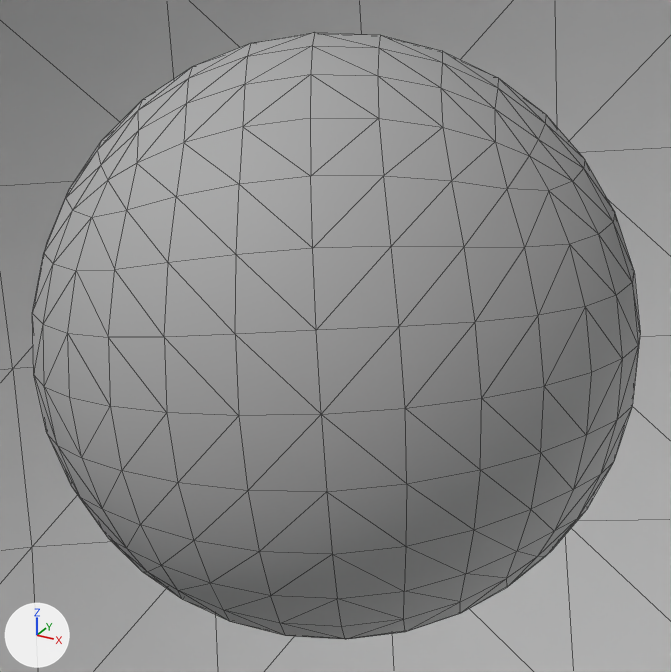
Before and after pictures for a commit that changed the OBJ model TestModels/Venus_1K.obj.
Both versions are drawn from a 50 mm lens placed at (6.0, -11.0, 5.5), pointed at (0.0, 0.0, 0.0). Every picture has the same lights, and +X, +Y and +Z are marked at lower left. Mesh edges are drawn as thin lines. Where no turn or scale is listed for an object, it has been applied to the vertices.

In view in the first picture: 'Atmosphere', 'Venus'.
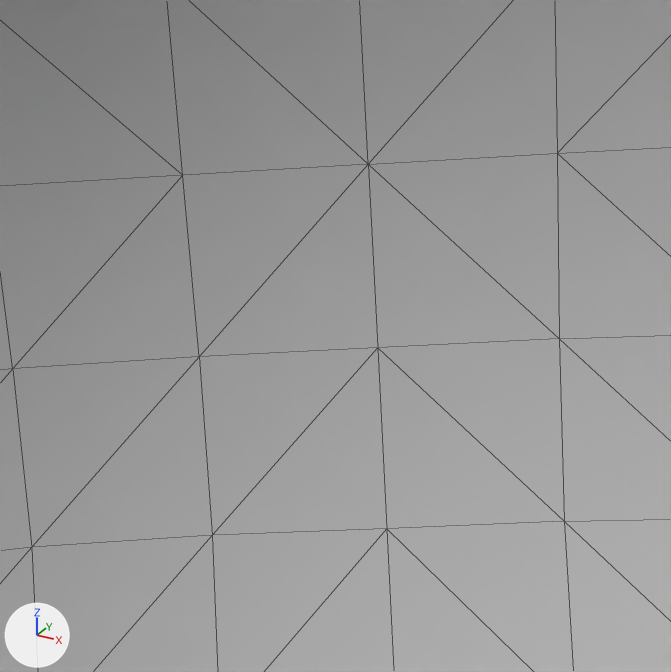
The newer file is also rescaled (x6.638), turned or shifted as a whole; pictures and numbers use the older file's frame.

Pixel boxes [x1, y1, x2, y2] of what changed, in the pictures (671 x 672 px):
'Atmosphere', deleted
    before: [32, 32, 640, 640]
'Venus', unchanged, uncovered by the edit
    both: [0, 0, 671, 672]

The change, as a list of edits to the scene's bpy script:
```text
Remove ob_atmosphere:
    ob_atmosphere = bpy.data.objects.new('Atmosphere', me_atmosphere)
    ob_atmosphere.location = (0.0, 0.0, 0.0)
```
